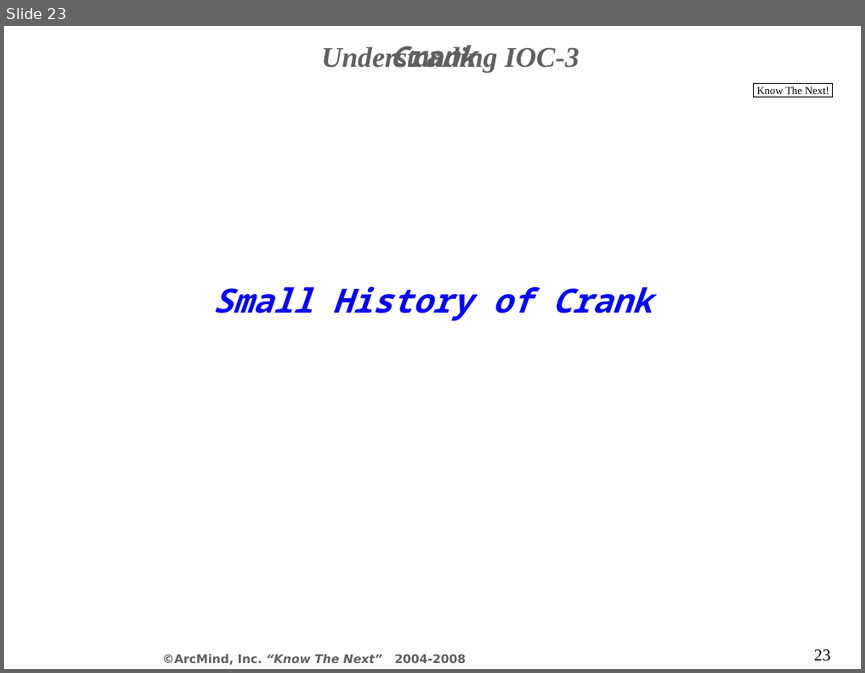
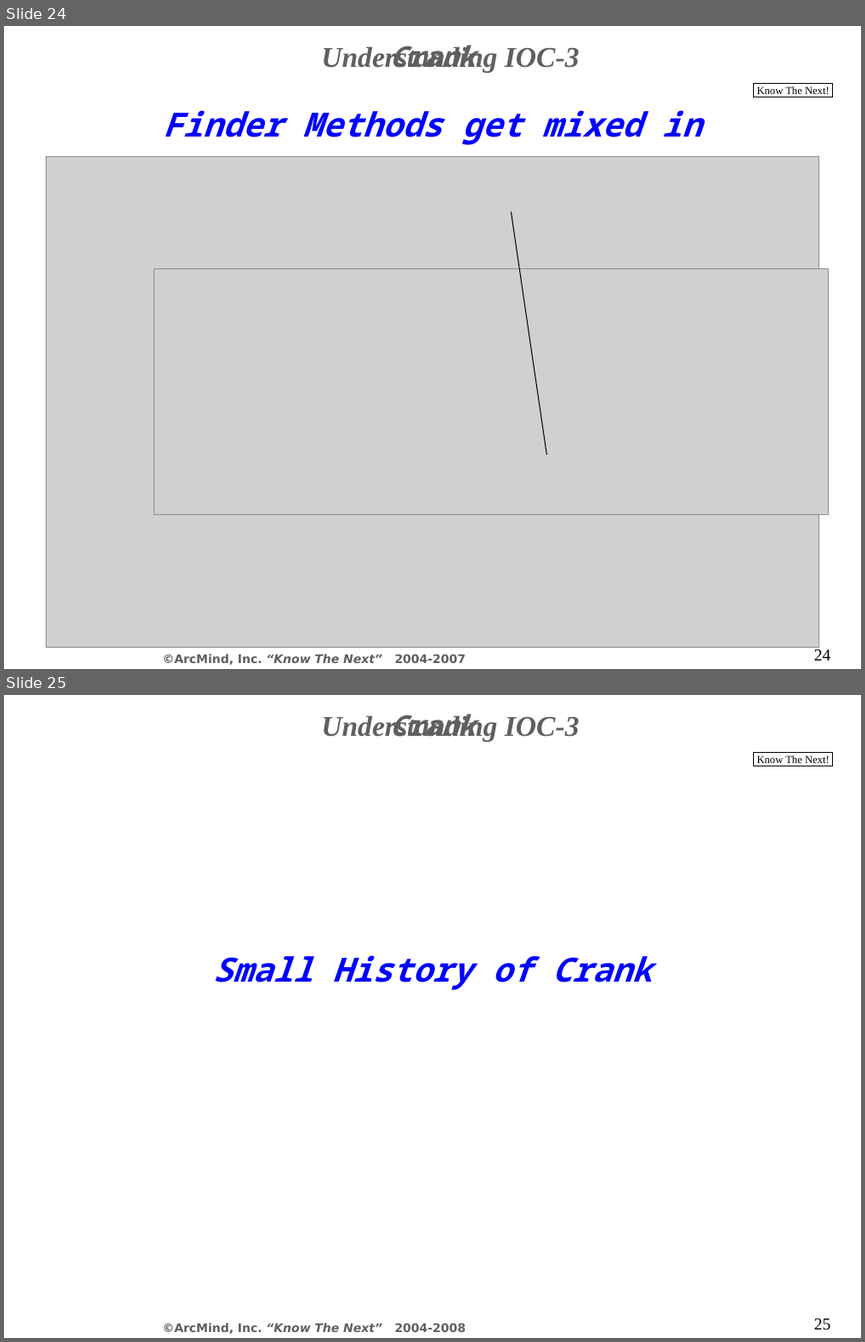
Before and after one commit to tasfe/krank, a slide deck: docs/slides/Crank-Slidess.pptx. Shown one above the other, each under a label of ours: slide 23 before the commit, slides 24 and 25 after it. The pictures are 865x673 and 865x1342 pixels, drawn with LibreOffice and Linux fonts; fonts in the diff are those of the drawing; grey boxes stand for pictures; background and template pictures are left out. Boxes give left, top, right and bottom in pixels: in the first picture for what was removed or moved away, otherwise in the second. Text is boxed around its words. In the diff, an @@ line names an element or a change of style, - is before the commit and + after.

```diff
--- a/docs/slides/Crank-Slidess.pptx
+++ b/docs/slides/Crank-Slidess.pptx
@@ slide 24 added at bbox=[4, 26, 861, 669], background #FFFFFF; not listed: 3 template elements that a slide beside it also shows @@
@@ title added at bbox=[163, 110, 702, 145], 28 pt, text #0000FF, bold, italic @@
+Finder Methods get mixed in
@@ picture added at bbox=[46, 156, 819, 647] @@
@@ line added from (546, 454) to (511, 212), #000000 0.75 pt @@
@@ picture added at bbox=[154, 268, 828, 514] @@
@@ text added at bbox=[162, 653, 466, 664], 10 pt, text #5F5F5F, bold @@
+©ArcMind, Inc. “Know The Next” 2004-2007
@@ page number added at bbox=[814, 649, 831, 660], 14 pt, text #000000 @@
+24
@@ what was slide 23 is now slide 25 @@
@@ page number at bbox=[814, 1318, 831, 1330]: text changed @@
-23
+25
```
Also in this commit, not shown: 2 slides changed, 1 other slide added.
